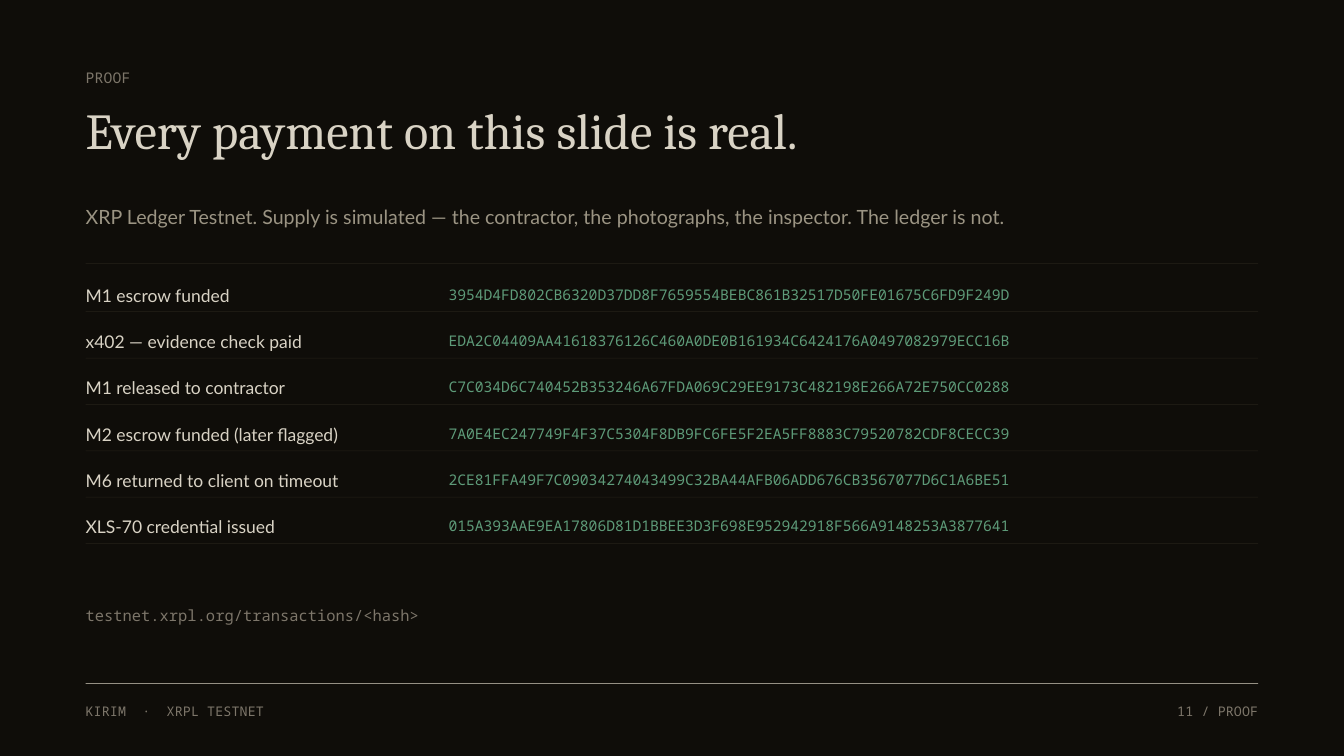
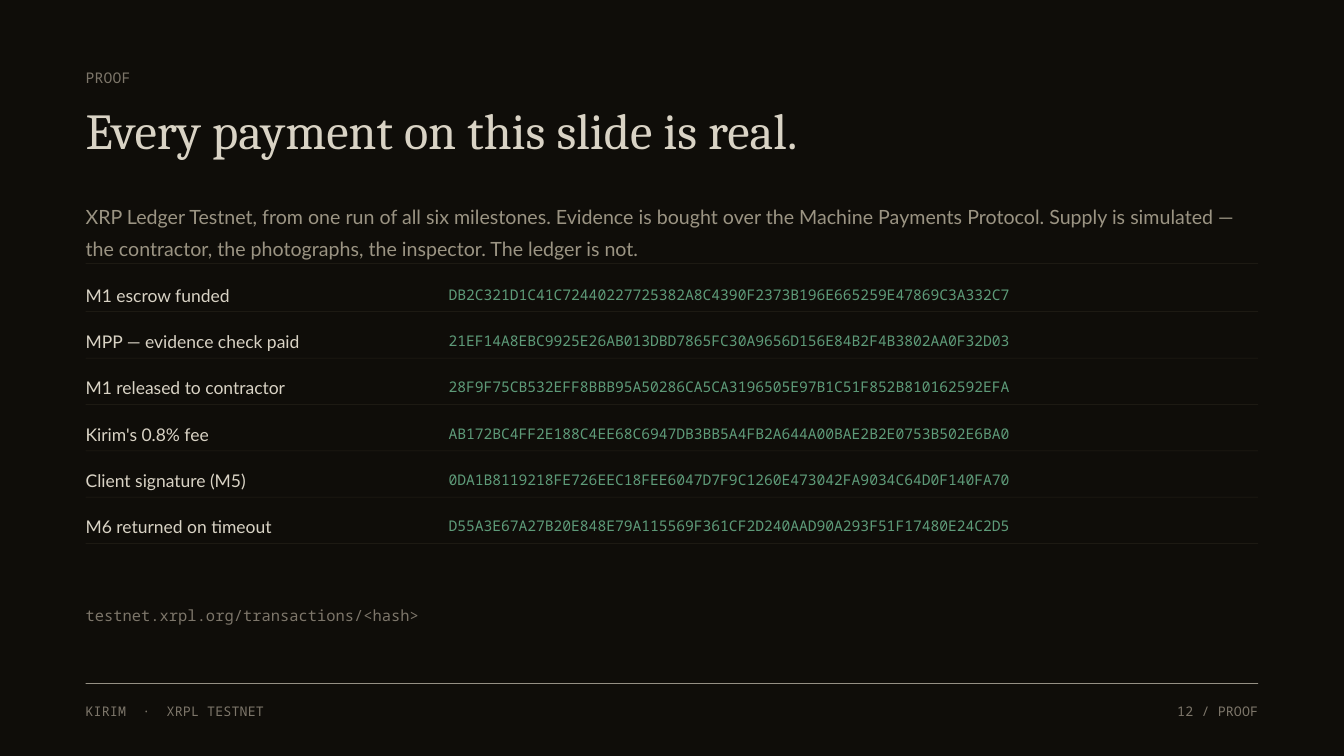
Before and after one commit to likalight/kirim, a slide deck: slide 13 of deck/KIRIM-pitch-deck.pptx (slide 12 before the commit). Drawn at 1344x756 pixels with LibreOffice and Linux fonts; fonts in the diff are those of the drawing. Boxes give left, top, right and bottom in pixels: in the first picture for what was removed or moved away, otherwise in the second. Text is boxed around its words. In the diff, an @@ line names an element or a change of style, - is before the commit and + after.

Commit message:
Documentation catches up with the code
The docs were describing the previous system. Regenerated from one clean run of
all six milestones plus the client signature on M5 — 23 transactions.

- docs/architecture.md redrawn against the challenge's own seven-step flow, with
  our stages mapped to their boxes, and the two things their diagram has no
  branch for: an escrow funded before discovery, and an agent deciding not to
  transact at all. Three of six milestones end with no payment.
- docs/transactions.md and demo-run.txt regenerated. Every purchase row is now
  an MPP settlement rather than our retired hand-rolled 402.
- Deck rebuilt on the new hashes, with a slide for the client signature and what
  it refuses: replayed at another milestone, claimed from the contractor,
  addressed elsewhere, or invented.

The 'what's built' slide was still listing x402 and calling RLUSD the outstanding
item; it now lists the planner, MPP, the Starter Kit, the signature, the fee and
the outage fallback.

```diff
--- a/deck/KIRIM-pitch-deck.pptx
+++ b/deck/KIRIM-pitch-deck.pptx
@@ text at (86,209,1213,260): text changed @@
-XRP Ledger Testnet. Supply is simulated — the contractor, the photographs, the inspector. The ledger is not.
+XRP Ledger Testnet, from one run of all six milestones. Evidence is bought over the Machine Payments Protocol. Supply is simulated — the contractor, the photographs, the inspector. The ledger is not.
@@ text at (449,279,1255,312): text changed @@
-3954D4FD802CB6320D37DD8F7659554BEBC861B32517D50FE01675C6FD9F249D
+DB2C321D1C41C72440227725382A8C4390F2373B196E665259E47869C3A332C7
@@ text at (449,326,1255,358): text changed @@
-EDA2C04409AA41618376126C460A0DE0B161934C6424176A0497082979ECC16B
+21EF14A8EBC9925E26AB013DBD7865FC30A9656D156E84B2F4B3802AA0F32D03
@@ text at (86,335,299,351): text changed @@
-x402 — evidence check paid
+MPP — evidence check paid
@@ text at (449,372,1255,404): text changed @@
-C7C034D6C740452B353246A67FDA069C29EE9173C482198E266A72E750CC0288
+28F9F75CB532EFF8BBB95A50286CA5CA3196505E97B1C51F852B810162592EFA
@@ text at (449,418,1255,451): text changed @@
-7A0E4EC247749F4F37C5304F8DB9FC6FE5F2EA5FF8883C79520782CDF8CECC39
+AB172BC4FF2E188C4EE68C6947DB3BB5A4FB2A644A00BAE2B2E0753B502E6BA0
@@ text at (86,428,208,441): text changed @@
-M2 escrow funded (later flagged)
+Kirim's 0.8% fee
@@ text at (86,473,246,490): text changed @@
-M6 returned to client on timeout
+Client signature (M5)
@@ text at (449,465,1255,497): text changed @@
-2CE81FFA49F7C09034274043499C32BA44AFB06ADD676CB3567077D6C1A6BE51
+0DA1B8119218FE726EEC18FEE6047D7F9C1260E473042FA9034C64D0F140FA70
@@ text at (86,520,271,533): text changed @@
-XLS-70 credential issued
+M6 returned on timeout
@@ text at (449,511,1255,543): text changed @@
-015A393AAE9EA17806D81D1BBEE3D3F698E952942918F566A9148253A3877641
+D55A3E67A27B20E848E79A115569F361CF2D240AAD90A293F51F17480E24C2D5
@@ text at (1177,706,1258,716): text changed @@
-11 / PROOF
+12 / PROOF
```
Also in this commit, not shown: 2 other slides changed, 1 slide added, 6 other files.
